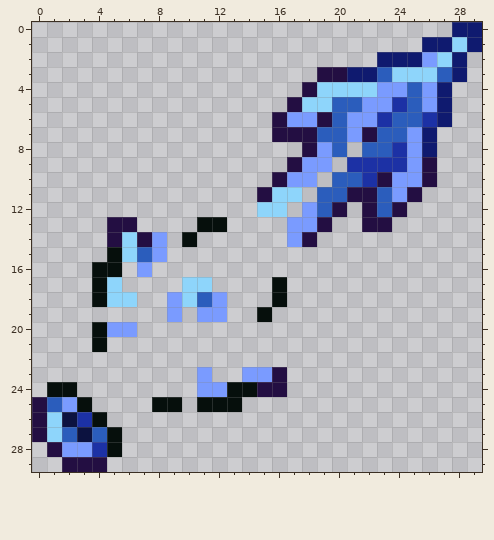
Pixel-art sprite: GlowMasks/BladeOfMight.png. Above: the version before the commit.
The file is 60x60 pixels, drawn in blocks of 2x2; one block is one cell here.
The result:
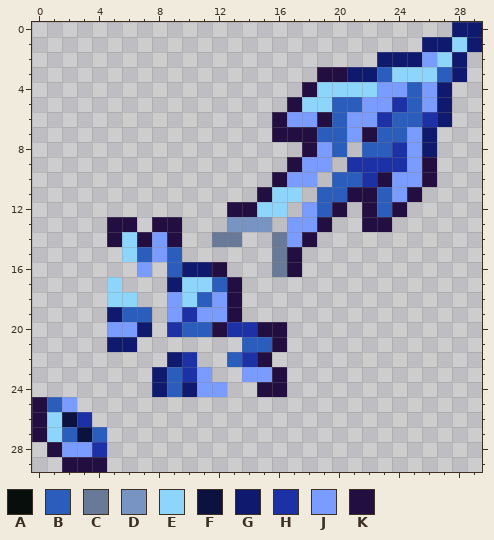
Palette (. is transparent): A #060f0c  B #2b5dbc  C #687a98  D #7894c3  E #8ed5fb  F #0c1240  G #0f1a6f  H #1c31a5  J #7a9bff  K #230e42
Difference:
Changed rows in their new state; - is an unchanged pixel.
first column x 1:
12 ------------KK---
13 -------KK-..DDD--
14 --------K.-CC--C-
15 ----.---B------CK
16 ---..---BGGK---CK
17 ---.----G--BK--.-
18 ---.--------K--.-
19 ----GBB--H--K-.--
20 ---.--G-HBBKHHKK-
21 ---.GG-------BBK-
22 --------GH--BHK--
23 -------GBH-------
24 ..-----GBG--..---
25 --.----..-...----
26 ---.-------------
27 ----.------------
28 ----.------------
